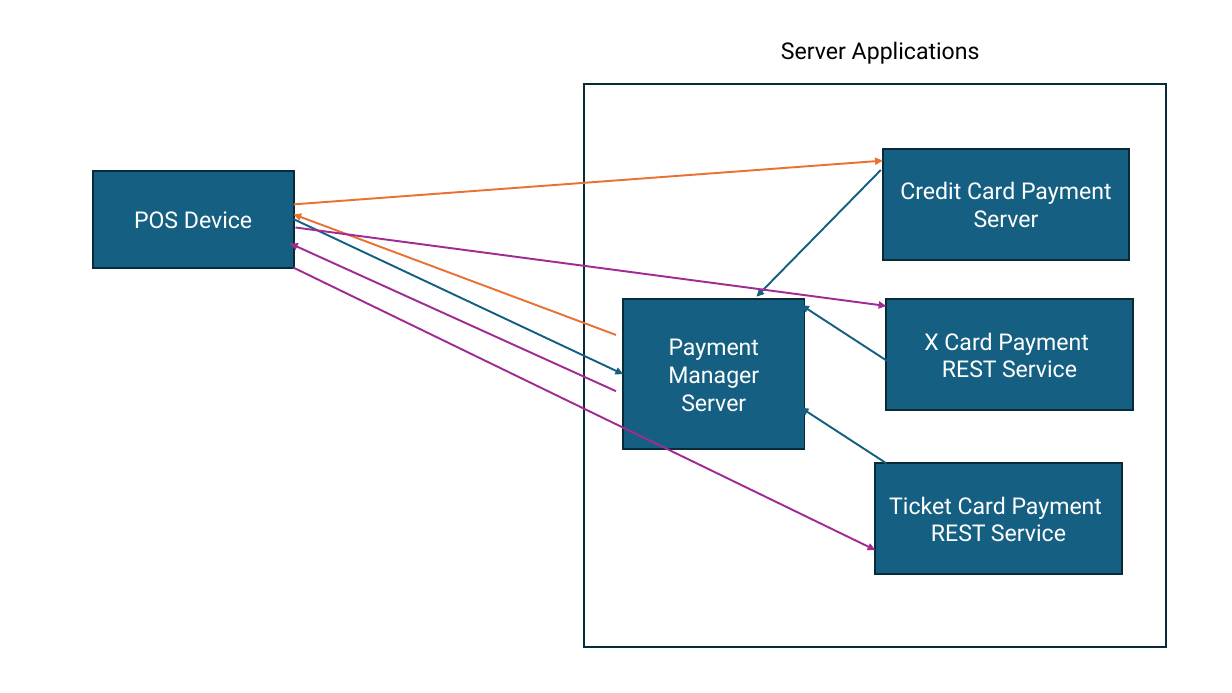
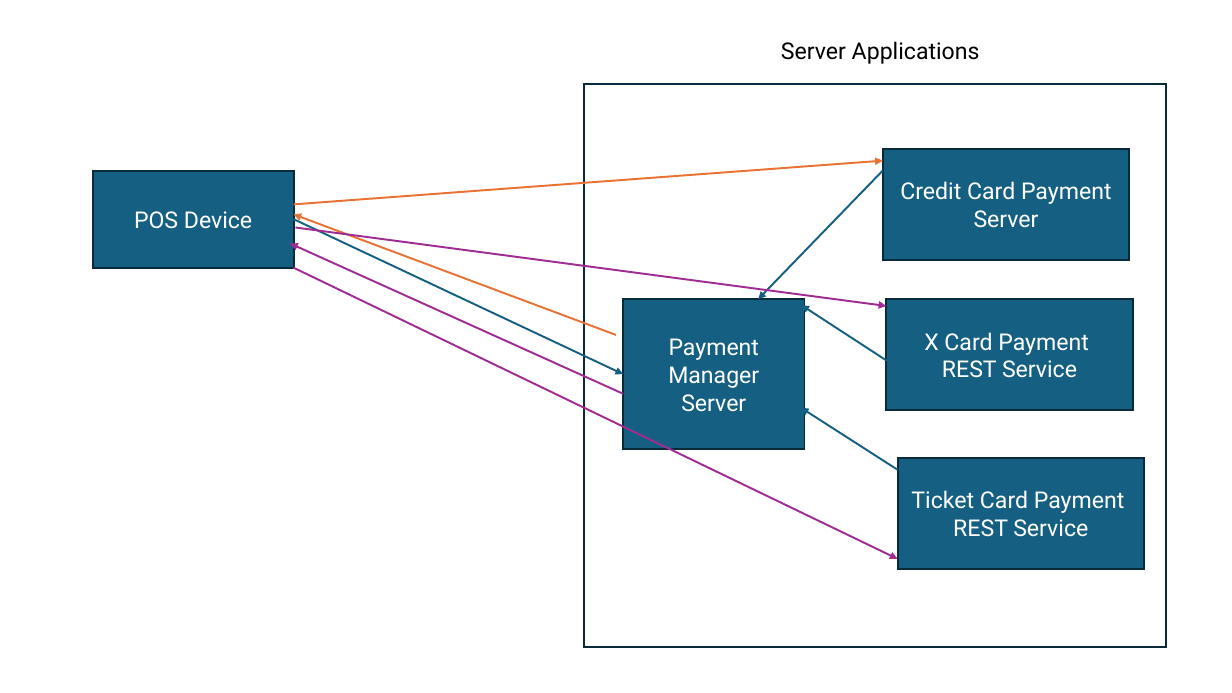
Before and after one commit to oguzkaran/JavaApp2-Jan-2024, a slide deck: slide 1 of src/Projects/PaymentSystem/GeneralDesign.pptx. Drawn at 1232x693 pixels with LibreOffice and Linux fonts; fonts in the diff are those of the drawing. Boxes give left, top, right and bottom in pixels: in the first picture for what was removed or moved away, otherwise in the second. Text is boxed around its words. In the diff, an @@ line names an element or a change of style, - is before the commit and + after.

```diff
--- a/src/Projects/PaymentSystem/GeneralDesign.pptx
+++ b/src/Projects/PaymentSystem/GeneralDesign.pptx
@@ arrow moved from (616, 391) - (290, 244) to (623, 394) - (290, 244) @@
@@ arrow moved from (294, 268) - (875, 550) to (294, 268) - (897, 559) @@
@@ arrow moved from (886, 463) - (801, 408) to (897, 470) - (801, 408) @@
@@ rectangle "Ticket Card Payment REST Service": place and size @@
-rectangle "Ticket Card Payment REST Service" at box(875, 463, 1122, 574)
+rectangle "Ticket Card Payment REST Service" at box(897, 457, 1144, 568)
```
Also in this commit, not shown: 1 slide added, 43 other files.
